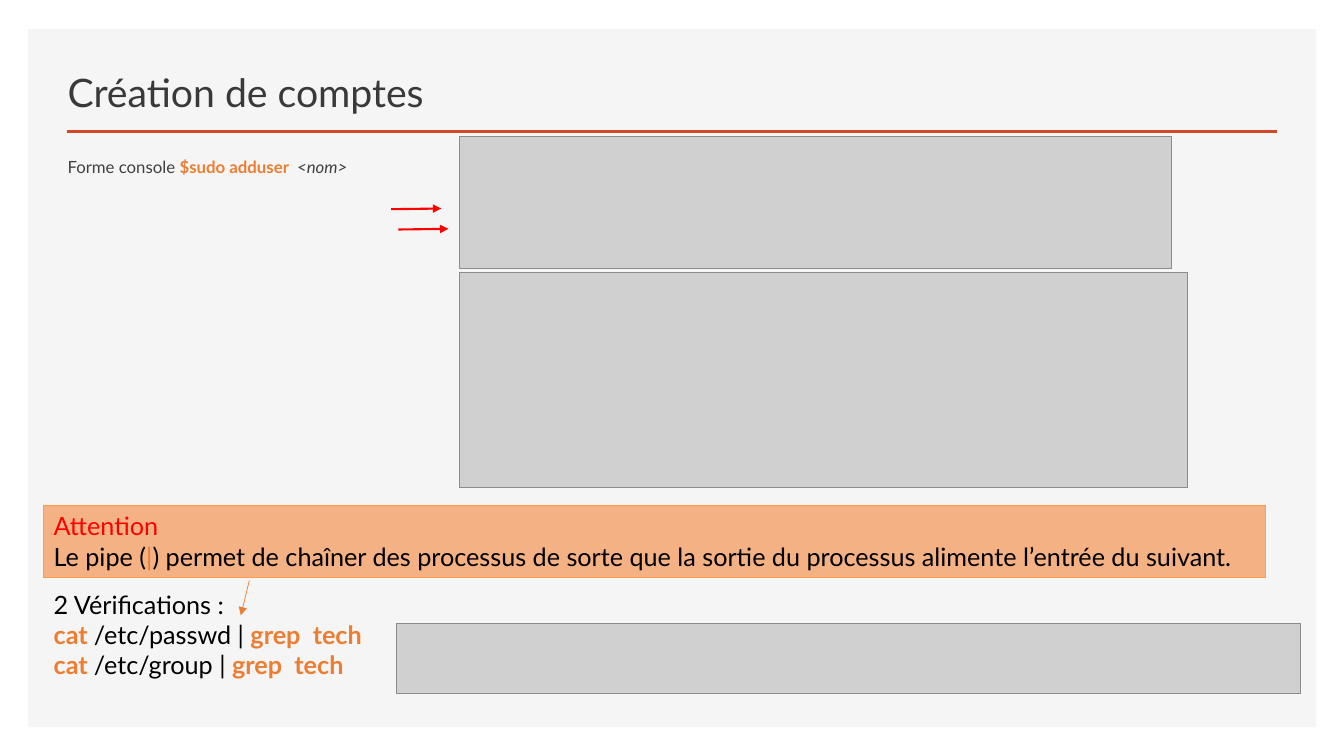
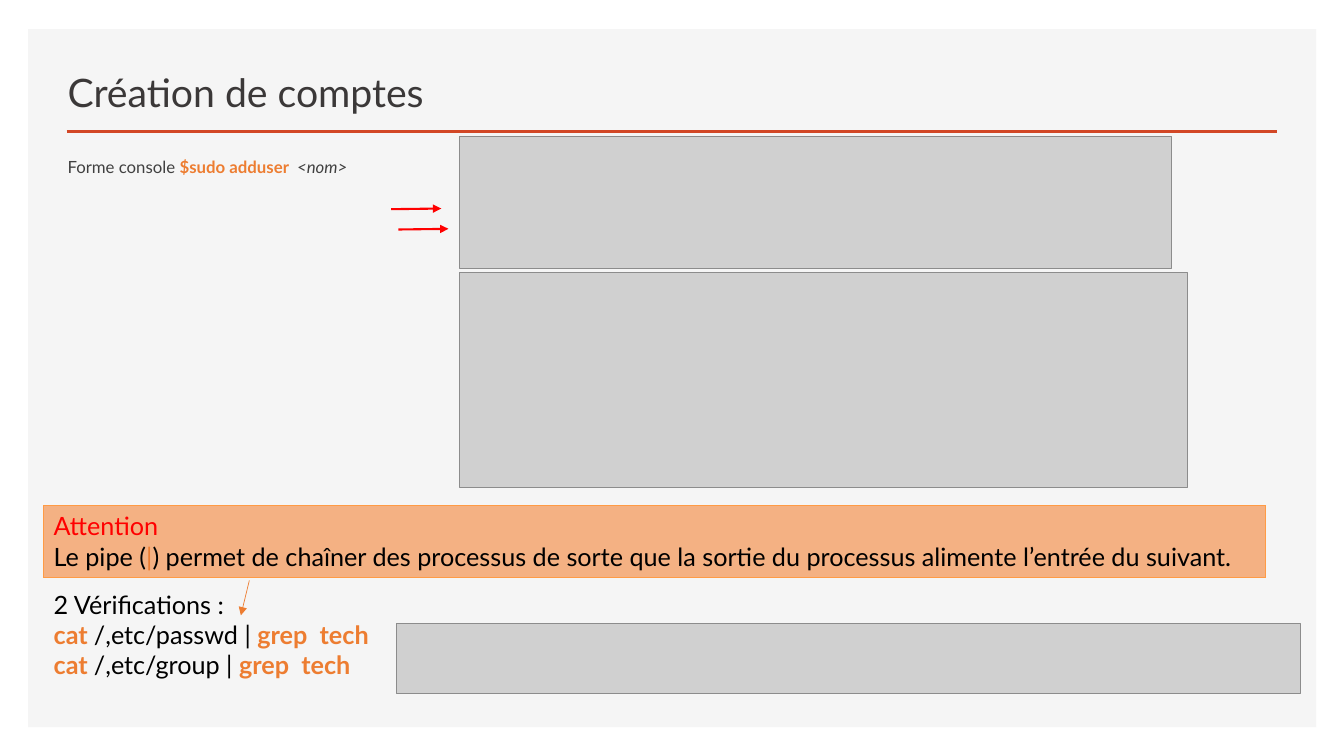
Before and after one commit to simonquillaud/420-W44-SF-v2, a slide deck: slide 16 of Module04_AdminSysLinux/Cours5DroitsAcces.pptx. Drawn at 1344x756 pixels with LibreOffice and Linux fonts; fonts in the diff are those of the drawing; grey boxes stand for pictures. Boxes give left, top, right and bottom in pixels: in the first picture for what was removed or moved away, otherwise in the second. Text is boxed around its words. In the diff, an @@ line names an element or a change of style, - is before the commit and + after.

```diff
--- a/Module04_AdminSysLinux/Cours5DroitsAcces.pptx
+++ b/Module04_AdminSysLinux/Cours5DroitsAcces.pptx
@@ text at (54,625,369,679): text changed @@
-cat /etc/passwd | grep tech
-cat /etc/group | grep tech
+cat /,etc/passwd | grep tech
+cat /,etc/group | grep tech
```
Also in this commit, not shown: 3 other slides changed, 5 other files.
